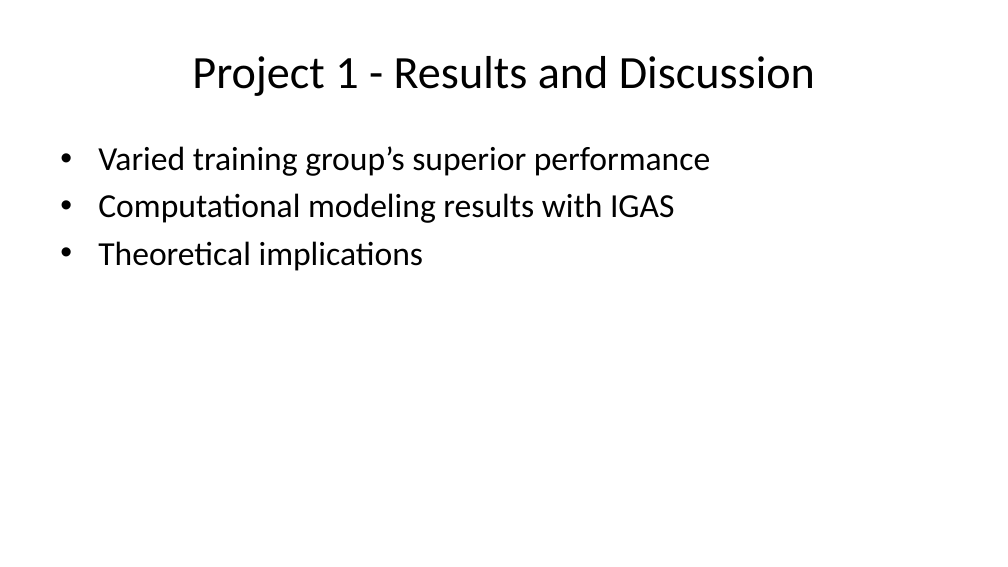
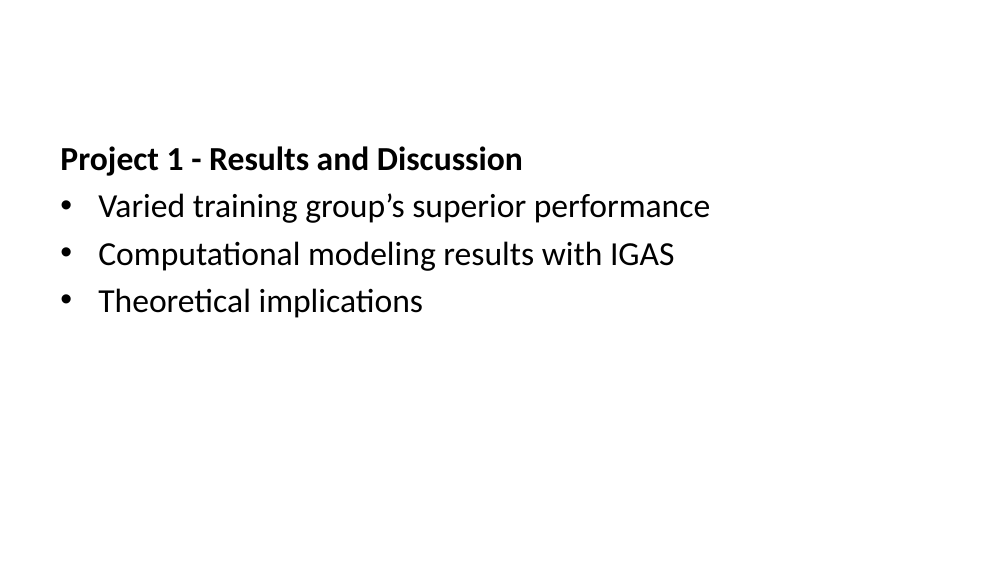
Before and after one commit to tegorman13/Dissertation, a slide deck: slide 8 of docs/Presentation/slides.pptx. Drawn at 1008x567 pixels with LibreOffice and Linux fonts; fonts in the diff are those of the drawing. Boxes give left, top, right and bottom in pixels: in the first picture for what was removed or moved away, otherwise in the second. Text is boxed around its words. In the diff, an @@ line names an element or a change of style, - is before the commit and + after.

Commit message:
some slide updates

```diff
--- a/docs/Presentation/slides.pptx
+++ b/docs/Presentation/slides.pptx
@@ title removed at (192,56,815,96) @@
-Project 1 - Results and Discussion
@@ text at (60,146,523,176): paragraph added @@
+Project 1 - Results and Discussion
```
Also in this commit, not shown: 12 other slides changed, 2 slides added, 7 other files.
